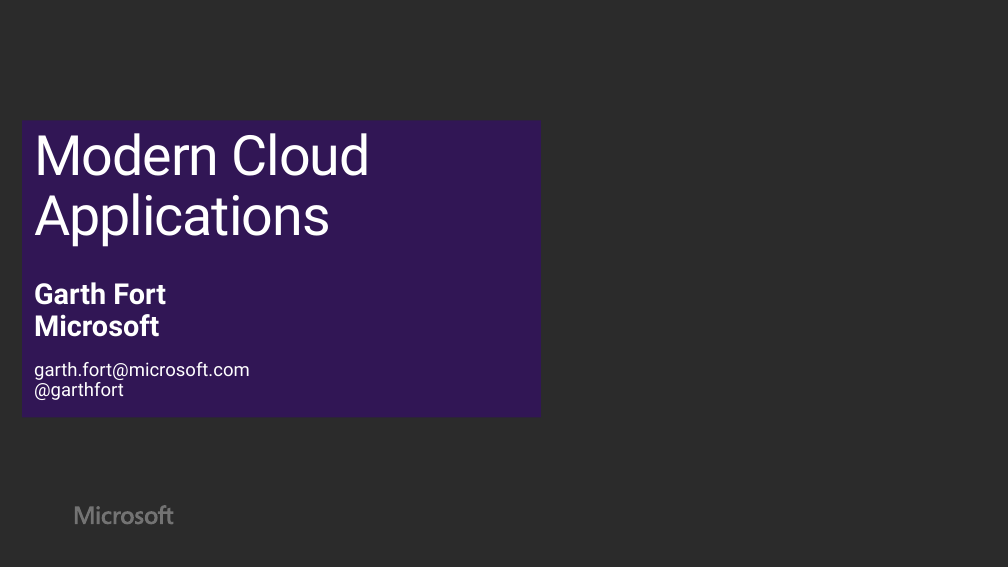
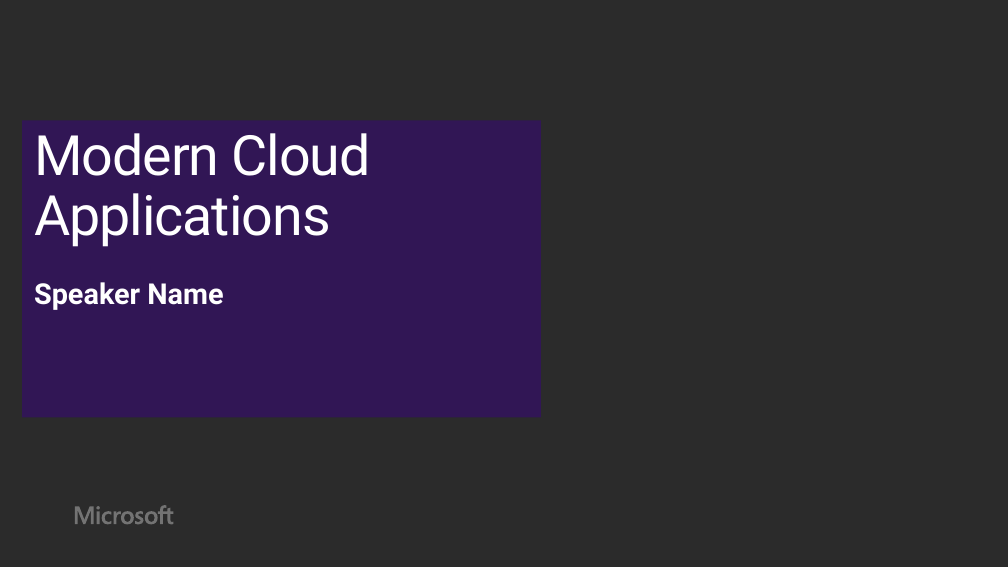
Before and after one commit to wely/DevCamp, a slide deck: slide 1 of Presentation/Module02-ModernCloudApps.pptx. Drawn at 1008x567 pixels with LibreOffice and Linux fonts; fonts in the diff are those of the drawing; background and template pictures are left out; a plain dark background stands for a picture behind light text. Boxes give left, top, right and bottom in pixels: in the first picture for what was removed or moved away, otherwise in the second. Text is boxed around its words. In the diff, an @@ line names an element or a change of style, - is before the commit and + after.

```diff
--- a/Presentation/Module02-ModernCloudApps.pptx
+++ b/Presentation/Module02-ModernCloudApps.pptx
@@ text at (x1=34, y1=282, x2=223, y2=310): text changed; size 18 to 28 pt; bold on @@
-Garth Fort
-Microsoft
-garth.fort@microsoft.com
-@garthfort
+Speaker Name
```
Also in this commit, not shown: 6 other slides changed, 1 slide removed.
